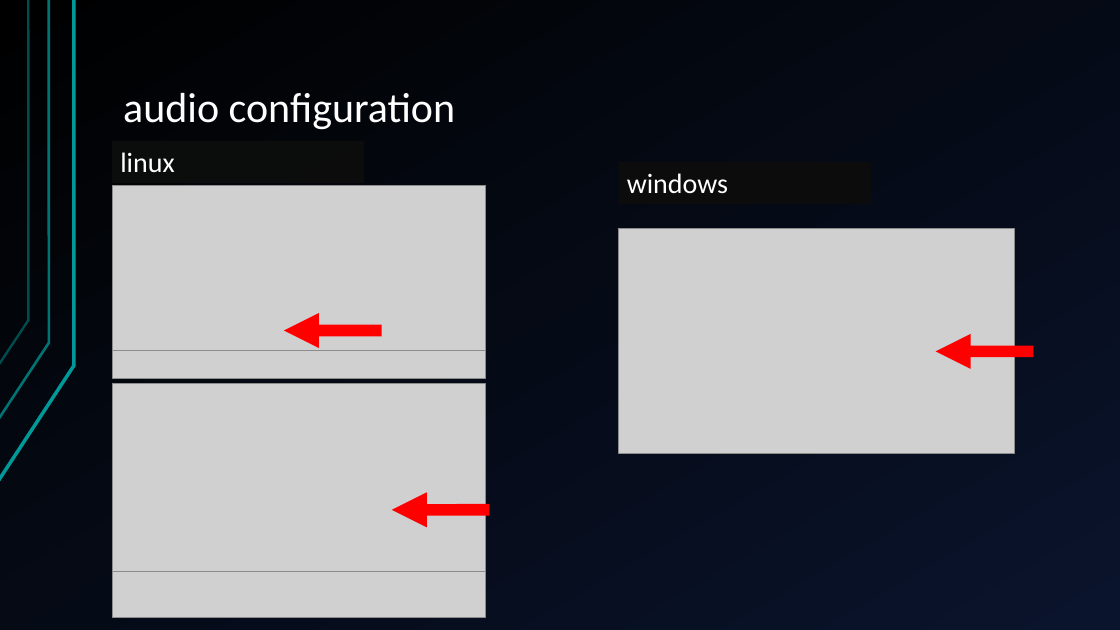
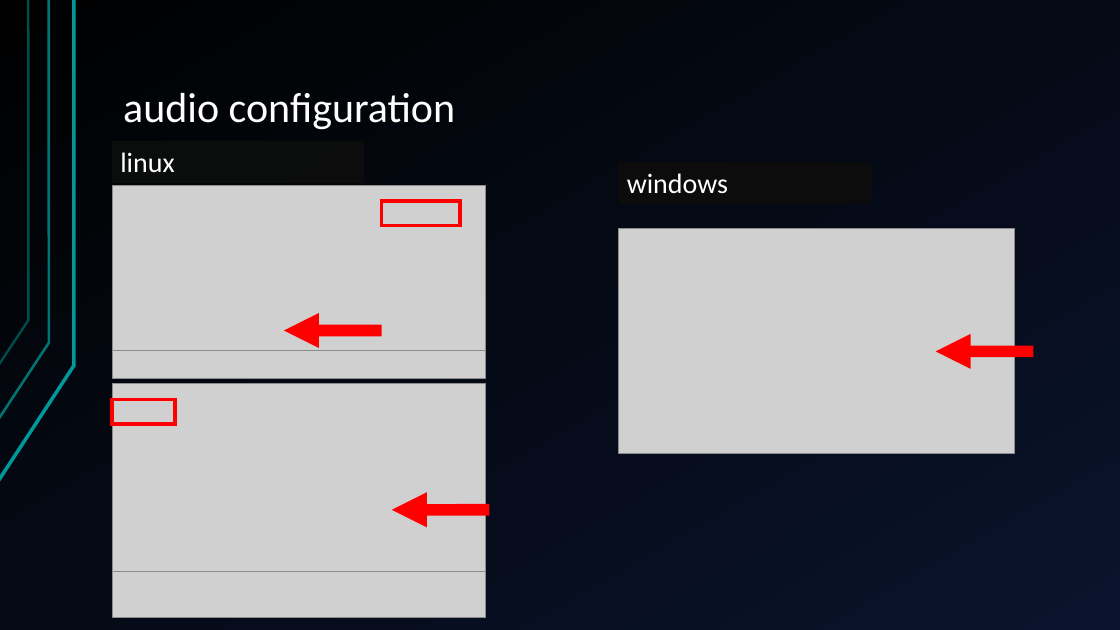
Before and after one commit to jegasus/m8-tracker-workshop, a slide deck: slide 8 of slides_v1.odp. Drawn at 1120x630 pixels with LibreOffice and Linux fonts; fonts in the diff are those of the drawing; grey boxes stand for pictures. Boxes give left, top, right and bottom in pixels: in the first picture for what was removed or moved away, otherwise in the second. Text is boxed around its words. In the diff, an @@ line names an element or a change of style, - is before the commit and + after.

```diff
--- a/slides_v1.odp
+++ b/slides_v1.odp
@@ freeform shape added at bbox=[381, 202, 460, 226], outline #FF0000 3 pt @@
@@ freeform shape added at bbox=[112, 400, 175, 424], outline #FF0000 3 pt @@
```
Also in this commit, not shown: 4 other slides changed, 1 slide added.
